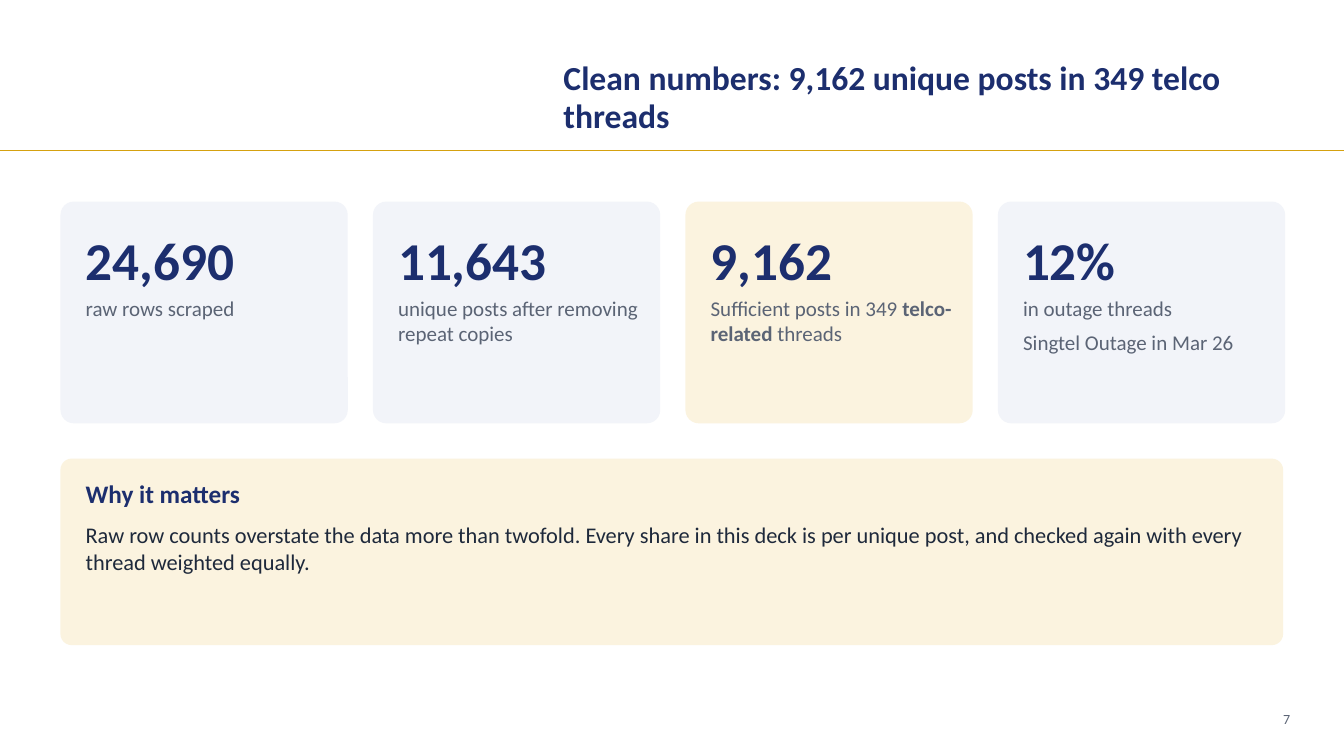
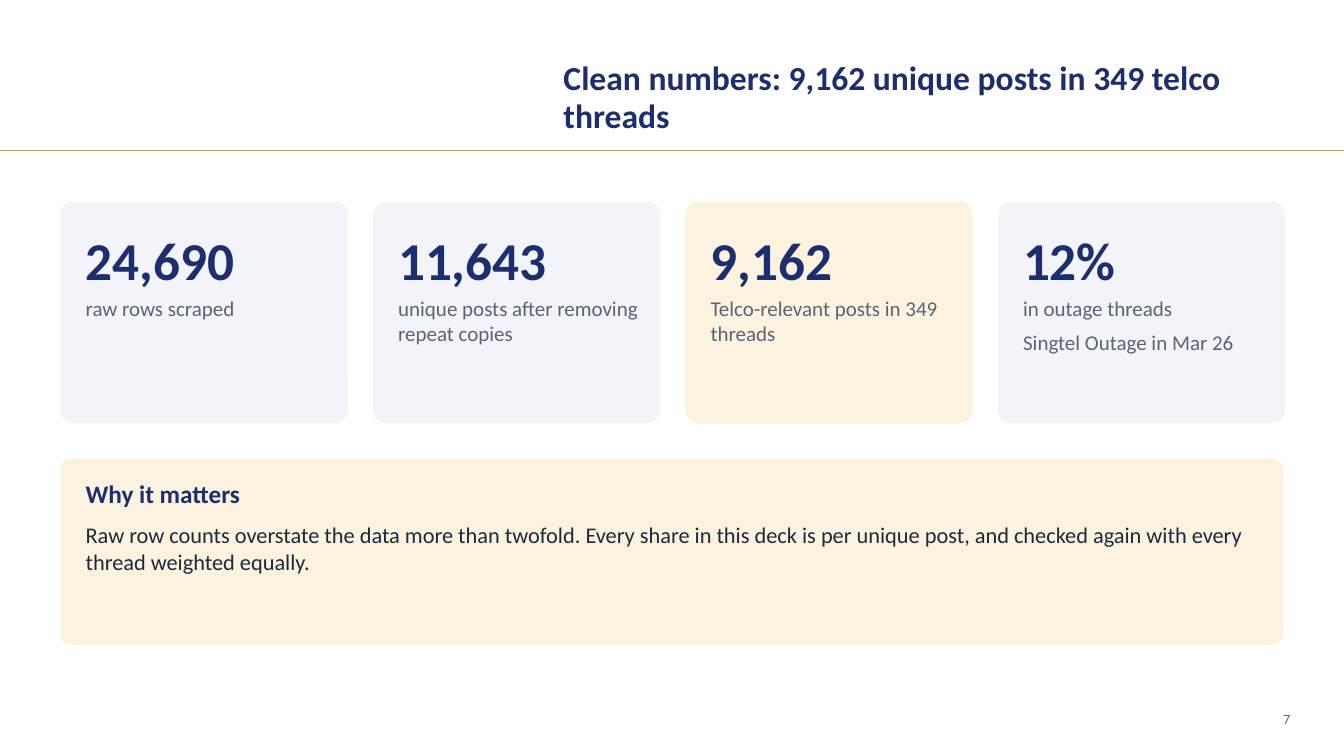
Before and after one commit to LizLicense/Public-Sentiment-Analysis-LLM-powered-Issue-Extraction, a slide deck: slide 7 of presentation/capstone_walkthrough_merged.pptx. Drawn at 1344x756 pixels with LibreOffice and Linux fonts; fonts in the diff are those of the drawing; background and template pictures are left out. Boxes give left, top, right and bottom in pixels: in the first picture for what was removed or moved away, otherwise in the second. Text is boxed around its words. In the diff, an @@ line names an element or a change of style, - is before the commit and + after.

```diff
--- a/presentation/capstone_walkthrough_merged.pptx
+++ b/presentation/capstone_walkthrough_merged.pptx
@@ text at (711,301,937,341): text changed @@
-Sufficient posts in 349 telco-related threads
+Telco-relevant posts in 349 threads
```
Also in this commit, not shown: 30 other slides changed, 1 other file.
